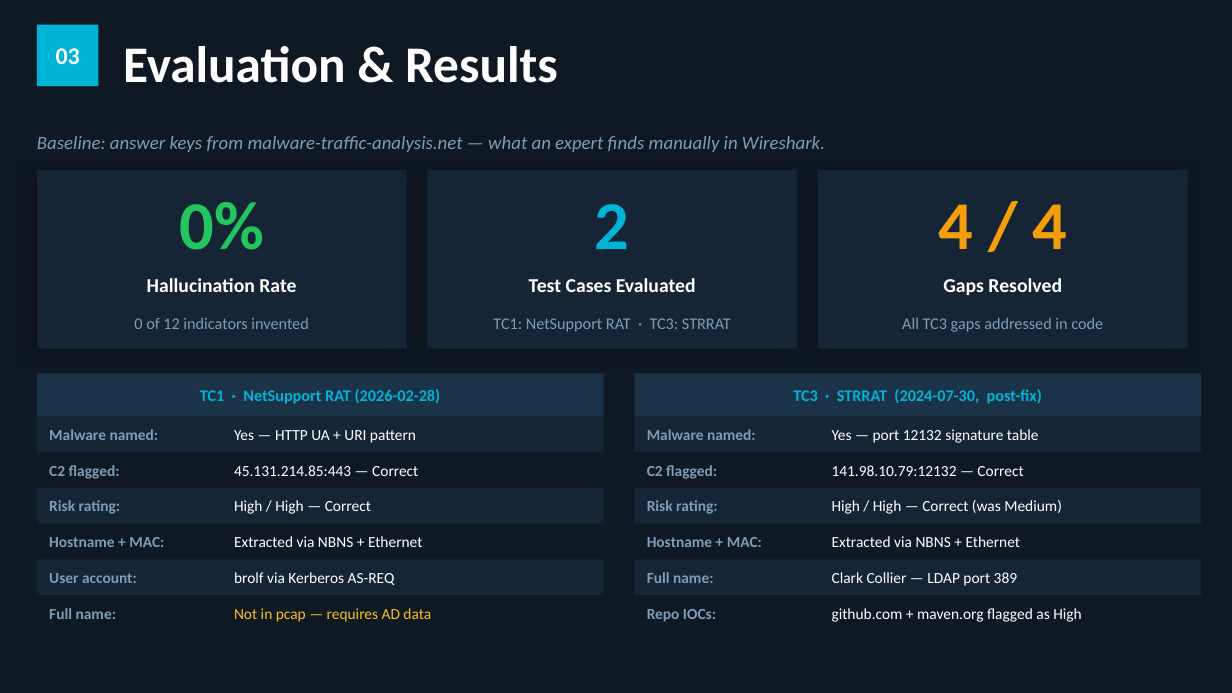
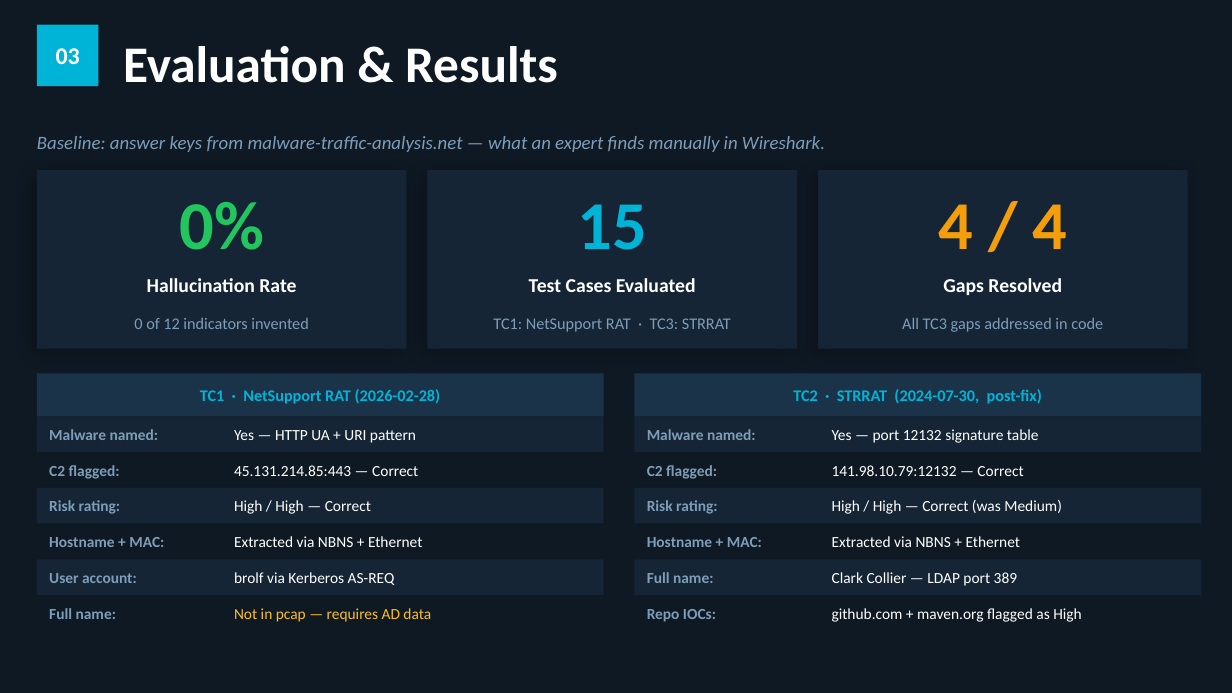
Before and after one commit to dRam51/soc-triage-assistant, a slide deck: slide 4 of soc-triage-presentation.pptx. Drawn at 1232x693 pixels with LibreOffice and Linux fonts; fonts in the diff are those of the drawing. Boxes give left, top, right and bottom in pixels: in the first picture for what was removed or moved away, otherwise in the second. Text is boxed around its words. In the diff, an @@ line names an element or a change of style, - is before the commit and + after.

```diff
--- a/soc-triage-presentation.pptx
+++ b/soc-triage-presentation.pptx
@@ text at [578,204,647,250]: text changed @@
-2
+15
@@ text at [793,389,1042,404]: text changed @@
-TC3 · STRRAT (2024-07-30, post-fix)
+TC2 · STRRAT (2024-07-30, post-fix)
```
Also in this commit, not shown: 3 other slides changed.
